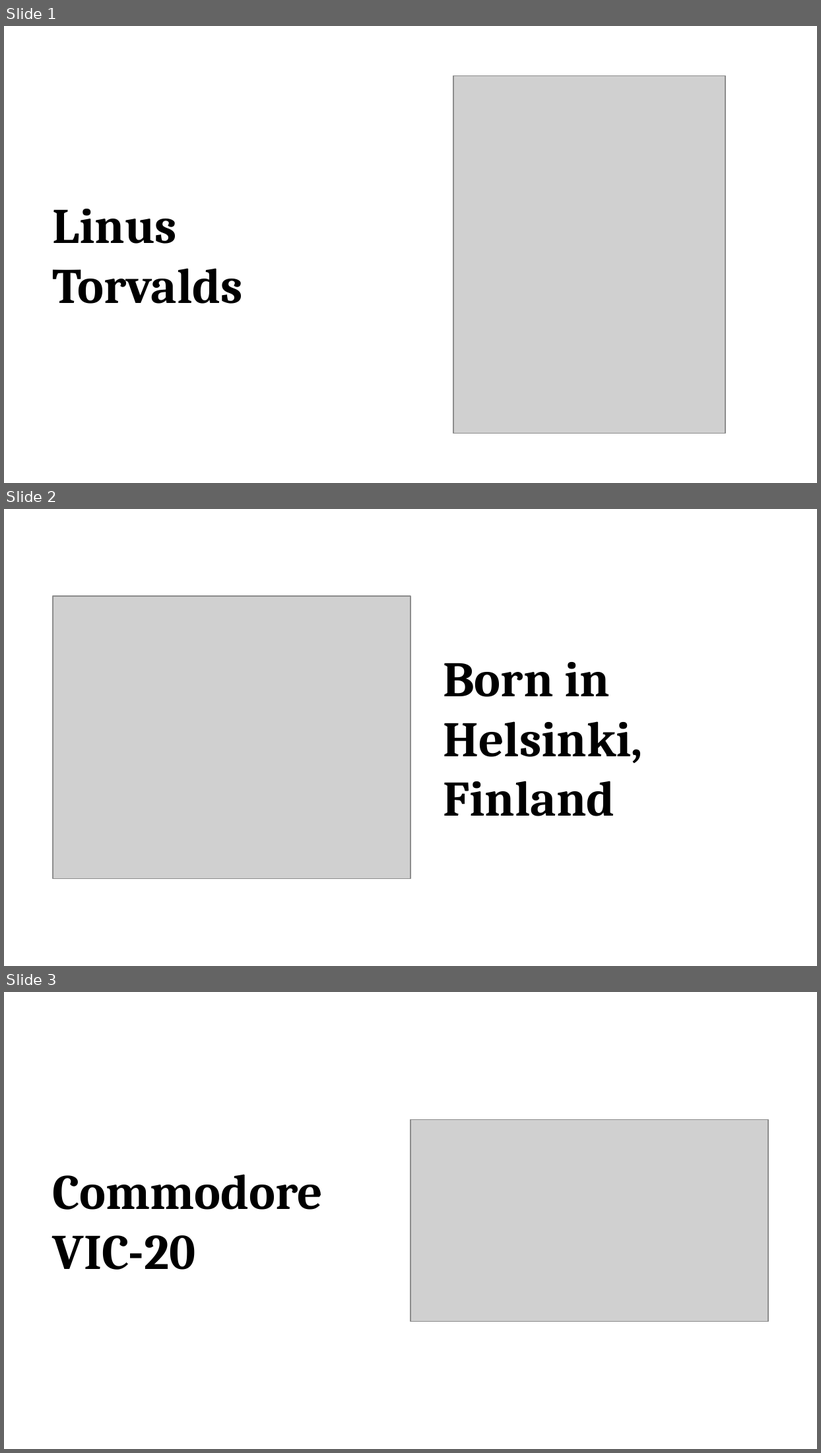
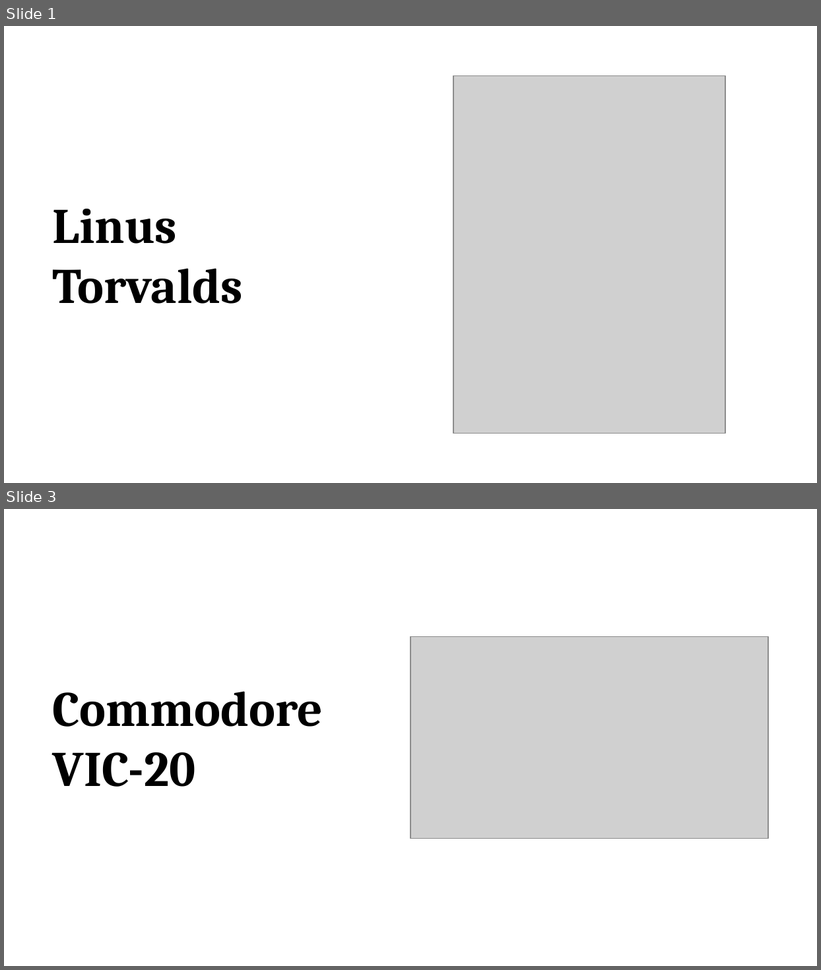
Before and after one commit to promilek2/Najs, a slide deck: Linus_Torvalds.pptx. Shown one above the other, each under a label of ours: slides 1, 2 and 3 before the commit, slides 1 and 3 after it; the slides between them are not shown. The pictures are 821x1453 and 821x970 pixels, drawn with LibreOffice and Linux fonts; fonts in the diff are those of the drawing; grey boxes stand for pictures. Boxes give left, top, right and bottom in pixels: in the first picture for what was removed or moved away, otherwise in the second. Text is boxed around its words. In the diff, an @@ line names an element or a change of style, - is before the commit and + after.

```diff
--- a/Linus_Torvalds.pptx
+++ b/Linus_Torvalds.pptx
@@ slide 2 removed at (4, 509, 817, 966), background #FFFFFF @@
@@ picture removed at (53, 596, 411, 879) @@
@@ text removed at (443, 662, 643, 817) @@
-Born in Helsinki, Finland
```
Also in this commit, not shown: 3 slides changed, 3 slides added, 2 other slides removed, 1 other file.
